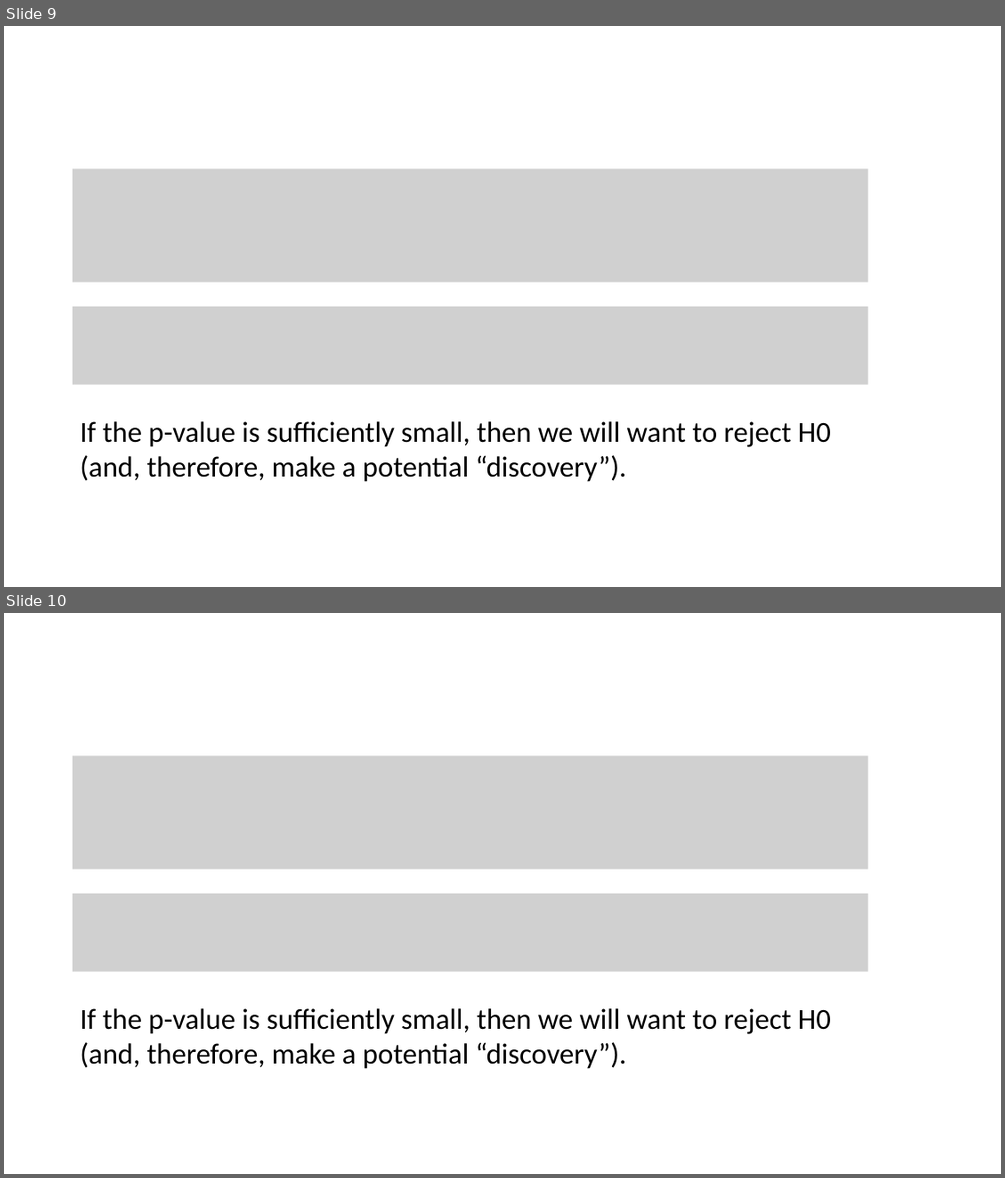
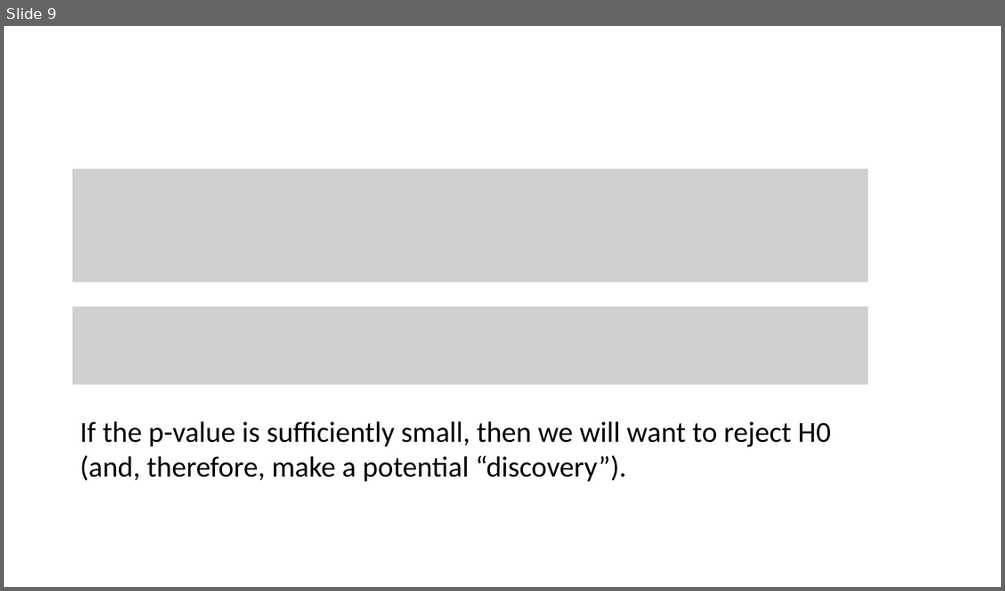
Before and after one commit to tianzheng4/tianzheng4.github.io, a slide deck: _umkc-teaching/slides/Lecture13.pptx. Shown one above the other, each under a label of ours: slides 9 and 10 before the commit, slide 9 after it. The pictures are 1005x1178 and 1005x591 pixels, drawn with LibreOffice and Linux fonts; fonts in the diff are those of the drawing; grey boxes stand for pictures. Boxes give left, top, right and bottom in pixels: in the first picture for what was removed or moved away, otherwise in the second. Text is boxed around its words. In the diff, an @@ line names an element or a change of style, - is before the commit and + after.

```diff
--- a/_umkc-teaching/slides/Lecture13.pptx
+++ b/_umkc-teaching/slides/Lecture13.pptx
@@ slide 10 removed at [4, 613, 1001, 1174], background #FFFFFF @@
@@ picture removed at [73, 755, 868, 868] @@
@@ picture removed at [73, 893, 868, 971] @@
@@ text removed at [80, 1008, 831, 1069] @@
-If the p-value is sufficiently small, then we will want to reject H0 (and, therefore, make a potential “discovery”).
```
Also in this commit, not shown: 12 slides added, 1 other slide removed, 3 other files.
